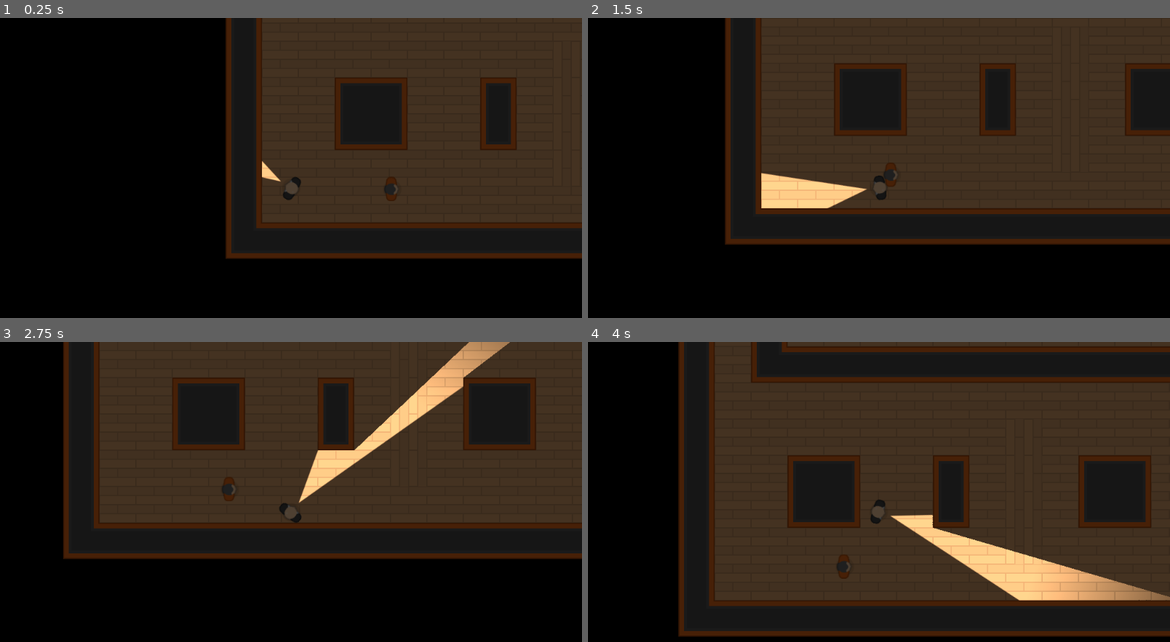
Above: before the commit, frames 1-4 (two rows, left to right).
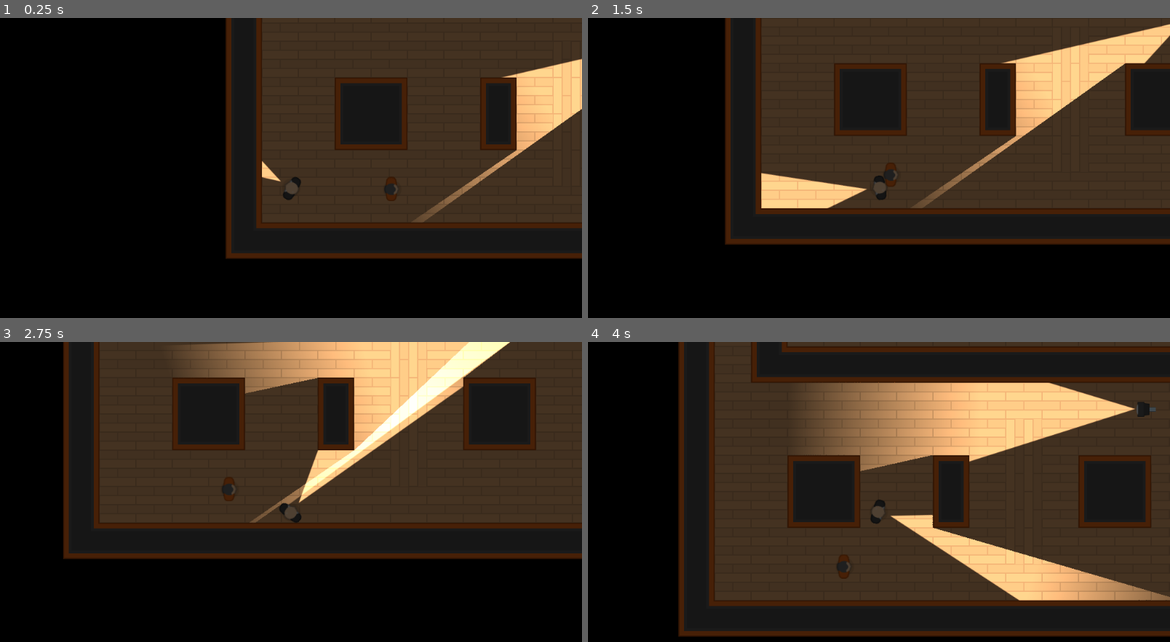
Above: after the commit, the same moments.

Repository: axsaucedo/godot-2d-game
Game: Godot game, scene res://Levels/TemplateLevel.tscn
Same seed, same stepped clock (60 frames per second), same inputs: the game is played once before the commit and once after it. This scene is started directly instead of the project's main scene.
Inputs (mouse positions are in pixels of both pictures, inside the frame that each line leads up to):
- Up to frame 1 (0.25 s): no input
- Up to frame 2 (1.5 s): tap Enter at 0.5 s; move the mouse to (1007, 171) at 0.52 s; hold D (move_right) 0.53-1.28 s; tap Space (torch_toggle) at 0.6, 1.35 s; move the mouse to (762, 204) at 1.27 s; hold S (move_down) from 1.28 s (still down)
- Up to frame 3 (2.75 s): tap Space (torch_toggle) at 2, 2.1 s; move the mouse to (349, 438) at 2.02 s; release S (move_down) at 2.03 s; hold D (move_right) from 2.03 s (still down)
- Up to frame 4 (4 s): move the mouse to (849, 579) at 2.77 s; release D (move_right) at 2.78 s; hold W (move_up) 2.78-3.53 s; tap Space (torch_toggle) at 2.85, 3.6 s; move the mouse to (1053, 564) at 3.52 s; hold A (move_left) from 3.53 s (still down)

The runs differ from the first frame. In frame 1, 2.9% of the frame differs, in the area x 71-100%, y 13-69%; in frame 2, 4.6%; in frame 3, 9.2%; in frame 4, 11%, in the area x 38-98%, y 13-44%.

Commit message:
Added functioning camera, no detection

Diff:
--- a/Characters/NPCs/Camera.tscn
+++ b/Characters/NPCs/Camera.tscn
@@ -1,24 +1,54 @@
-[gd_scene load_steps=4 format=2]
+[gd_scene load_steps=6 format=2]
 
+[ext_resource path="res://Lightmaps/Torch.tscn" type="PackedScene" id=1]
 [ext_resource path="res://assets/GFX/PNG/Tiles/tile_463.png" type="Texture" id=2]
 [ext_resource path="res://assets/GFX/PNG/Tiles/tile_536.png" type="Texture" id=3]
 
 [sub_resource type="RectangleShape2D" id=1]
 
+[sub_resource type="Animation" id=2]
+resource_name = "CameraRotation"
+length = 12.0
+loop = true
+step = 1.0
+tracks/0/type = "value"
+tracks/0/path = NodePath(".:rotation_degrees")
+tracks/0/interp = 1
+tracks/0/loop_wrap = true
+tracks/0/imported = false
+tracks/0/enabled = true
+tracks/0/keys = {
+"times": PoolRealArray( 0, 2, 6, 8 ),
+"transitions": PoolRealArray( 1, 1, 1, 1 ),
+"update": 0,
+"values": [ 60.0, 60.0, 120.0, 120.0 ]
+}
+
 [node name="Camera" type="Node2D"]
 
-[node name="Sprite" type="Sprite" parent="."]
+[node name="ArmSprite" type="Sprite" parent="."]
+scale = Vector2( 0.5, 0.5 )
 texture = ExtResource( 2 )
 
 [node name="CameraBody" type="KinematicBody2D" parent="."]
-position = Vector2( 28.2231, 0 )
-rotation = 1.5708
+position = Vector2( 6.54025, 0 )
+rotation = 1.57772
 
 [node name="Sprite" type="Sprite" parent="CameraBody"]
 position = Vector2( 0, -0.522644 )
+scale = Vector2( 0.5, 0.5 )
 texture = ExtResource( 3 )
 
 [node name="CollisionShape2D" type="CollisionShape2D" parent="CameraBody"]
 visible = false
 shape = SubResource( 1 )
 disabled = true
+
+[node name="Torch" parent="CameraBody" instance=ExtResource( 1 )]
+position = Vector2( 0, -9 )
+rotation = -1.5708
+offset = Vector2( 320, 0 )
+
+[node name="AnimationPlayer" type="AnimationPlayer" parent="CameraBody"]
+autoplay = "CameraRotation"
+anims/CameraRotation = SubResource( 2 )
--- a/Levels/TemplateLevel.tscn
+++ b/Levels/TemplateLevel.tscn
@@ -1,8 +1,9 @@
-[gd_scene load_steps=4 format=2]
+[gd_scene load_steps=5 format=2]
 
 [ext_resource path="res://Tiles/Tiles.tres" type="TileSet" id=1]
 [ext_resource path="res://Characters/Player.tscn" type="PackedScene" id=2]
 [ext_resource path="res://Characters/TemplateCharacter.tscn" type="PackedScene" id=3]
+[ext_resource path="res://Characters/NPCs/Camera.tscn" type="PackedScene" id=4]
 
 [node name="TemplateLevel" type="Node2D"]
 
@@ -22,3 +23,9 @@
 
 [node name="TemplateCharacter" parent="." instance=ExtResource( 3 )]
 position = Vector2( 293.576, 1028.62 )
+
+[node name="Cameras" type="Node" parent="."]
+
+[node name="Camera" parent="Cameras" instance=ExtResource( 4 )]
+position = Vector2( 824.724, 751.461 )
+rotation = -3.14159
